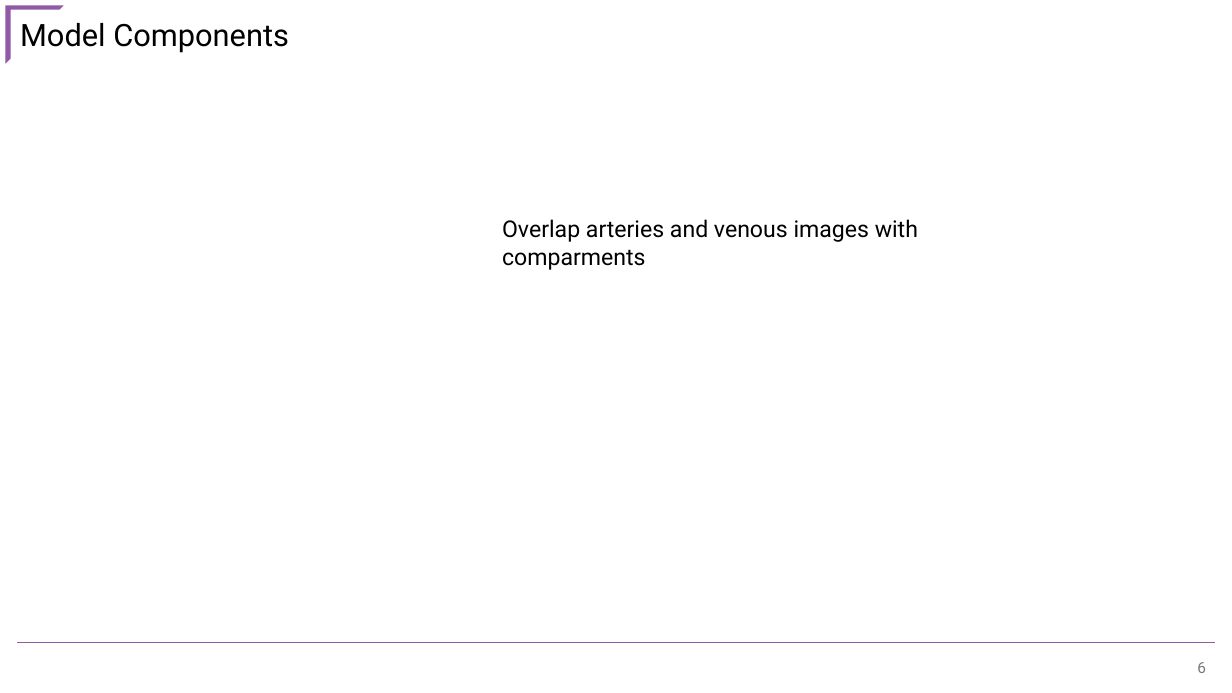
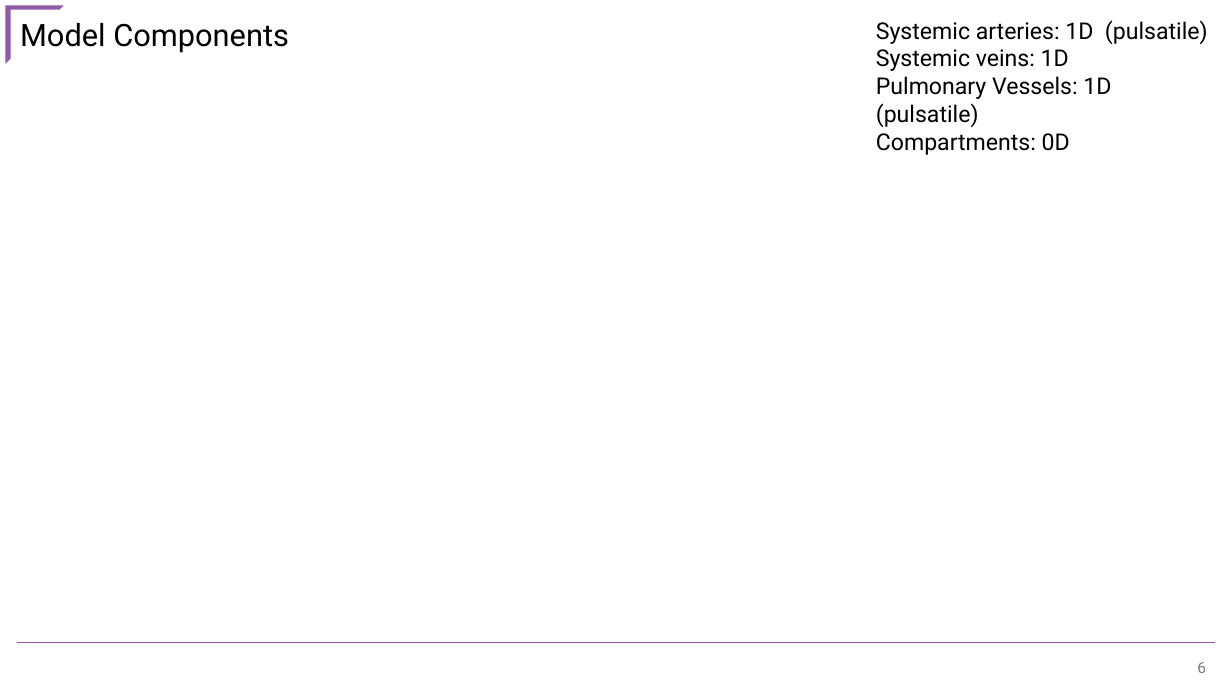
Before and after one commit to CNorthwayMedPhys/Full-Body-Flow-Model-Project, a slide deck: slide 6 of Working Documents/COMP2025.pptx. Drawn at 1232x693 pixels with LibreOffice and Linux fonts; fonts in the diff are those of the drawing. Boxes give left, top, right and bottom in pixels: in the first picture for what was removed or moved away, otherwise in the second. Text is boxed around its words. In the diff, an @@ line names an element or a change of style, - is before the commit and + after.

```diff
--- a/Working Documents/COMP2025.pptx
+++ b/Working Documents/COMP2025.pptx
@@ text at (876,20,1208,155): text changed @@
-Overlap arteries and venous images with comparments
+Systemic arteries: 1D (pulsatile)
+Systemic veins: 1D
+Pulmonary Vessels: 1D (pulsatile)
+Compartments: 0D
```
Also in this commit, not shown: 2 other slides changed, 2 slides added, 1 slide removed, 5 other files.
